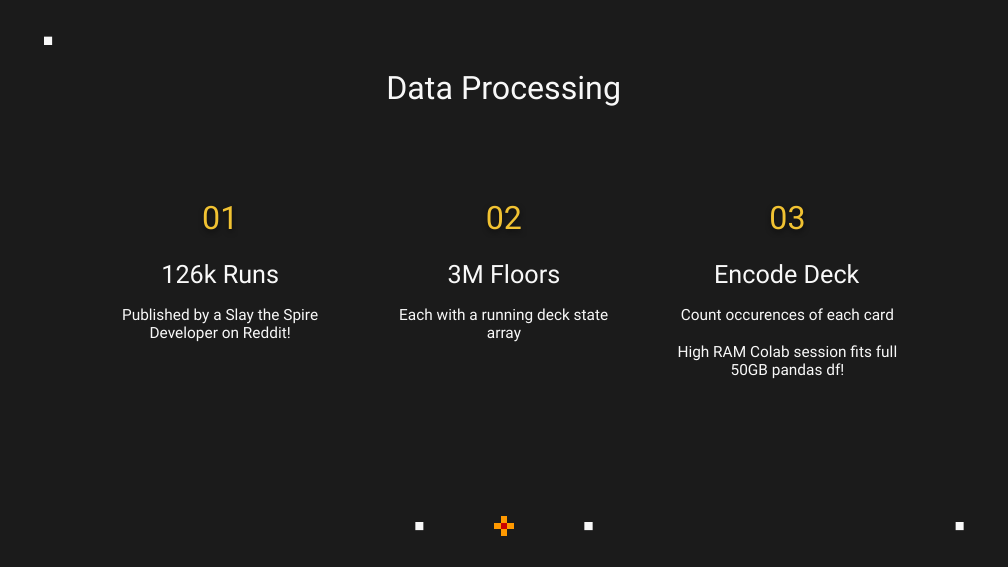
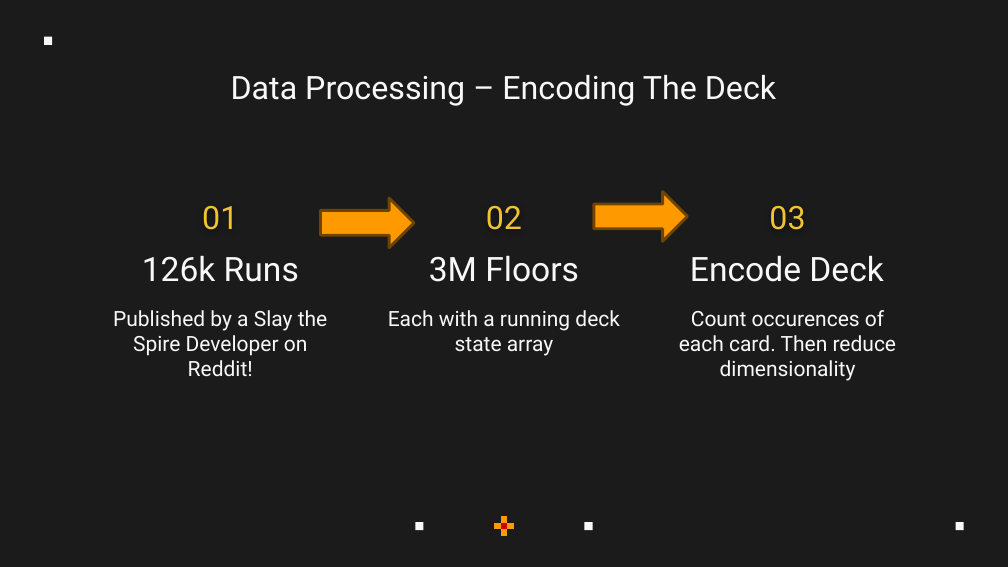
Before and after one commit to JoeyRussoniello/sts-win-prediction, a slide deck: slide 8 of Results Presentation.pptx (slide 7 before the commit). Drawn at 1008x567 pixels with LibreOffice and Linux fonts; fonts in the diff are those of the drawing. Boxes give left, top, right and bottom in pixels: in the first picture for what was removed or moved away, otherwise in the second. Text is boxed around its words. In the diff, an @@ line names an element or a change of style, - is before the commit and + after.

```diff
--- a/Results Presentation.pptx
+++ b/Results Presentation.pptx
@@ title at (x1=231, y1=75, x2=776, y2=106): text changed @@
-Data Processing
+Data Processing – Encoding The Deck
@@ right arrow added at (x1=321, y1=198, x2=414, y2=247), fill #FF9900, outline #704300 2 pt @@
@@ right arrow added at (x1=594, y1=192, x2=687, y2=241), fill #FF9900, outline #704300 2 pt @@
@@ size 18 to 24 pt in 3 elements at (x1=142, y1=255, x2=299, y2=282), (x1=429, y1=255, x2=579, y2=282), (x1=690, y1=255, x2=883, y2=282) @@
@@ subtitle "Published by a Slay the ..." at (x1=113, y1=310, x2=328, y2=376): size 11 to 15 pt @@
@@ subtitle "Each with a running deck ..." at (x1=388, y1=310, x2=620, y2=356): size 11 to 15 pt @@
@@ subtitle at (x1=679, y1=310, x2=897, y2=381): text changed; size 11 to 15 pt @@
-Count occurences of each card
-High RAM Colab session fits full 50GB pandas df!
+Count occurences of each card. Then reduce dimensionality
```
Also in this commit, not shown: 9 other slides changed, 2 slides added, 1 slide removed.
